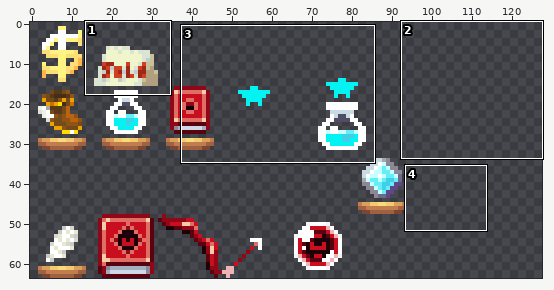
A sprite sheet gets an edit: Leore/Content/shopItems.png. Above: a wide view before the commit, with the close-up outlined.
Close-up. Earlier state:
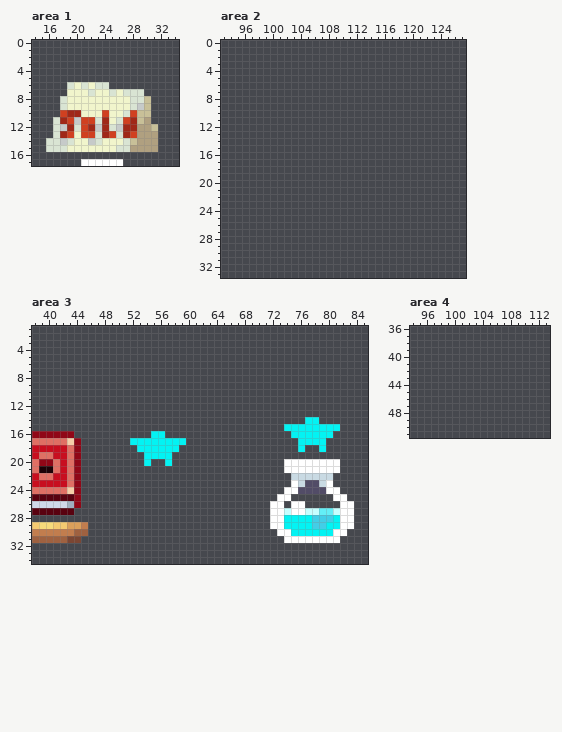
The file is 128x64 pixels. Colours within 5 levels of each other are drawn and written as one. Shown: area 1: x 14..34, y 0..17; area 2: x 93..127, y 0..33; area 3: x 38..85, y 1..34; area 4: x 94..113, y 36..51.
After:
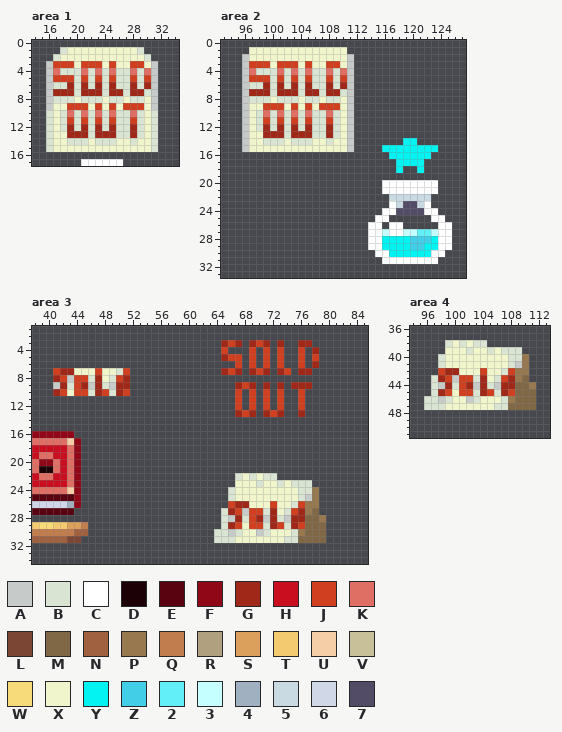
Palette (. is transparent): A #c6cac9  B #d9e4d3  C #ffffff  D #1c0106  E #590210  F #900717  G #a02818  H #c80e1f  J #d04020  K #df6f64  L #7b4633  M #806846  N #9f6140  P #98784f  Q #c27d4e  R #b0a080  S #dba05b  T #f4ca71  U #f5cea8  V #c8c098  W #f7db7b  X #f1f5cc  Y #03f3f3  Z #42cee7  2 #63eff7  3 #c6ffff  4 #a0b0c0  5 #c9dae3  6 #d0d8e8  7 #524c67
Change:
Area 1:
y 1: x 18..29 ............ -> BXXXXXXXXXXB
y 2: x 17..30 .............. -> BXXXXXXXXXXXXB
y 3: x 16..31 ................ -> AJJJXJJJXJXXJJXA
y 4: x 16..31 ................ -> AKBBBKBKBKBBKBKA
y 5: x 16..31 ................ -> AJJJBJBJBJBBJBJA
y 6: x 16..23 ...BXBXB -> ABBGBGBG; x 25..31 ....... -> GBBGBGA
y 7: x 16..26 ...XXXBXXBX -> AGGGBGGGBGG; x 28..31 BB.. -> GGBA
y 8: x 16..17 .. -> AB; x 19 X -> B; x 21..23 XXX -> BBB; x 25..26 XX -> BB; x 30..31 V. -> XA
y 9: x 16..21 ..BXXX -> AXXJJJ; x 23 X -> J; x 25 X -> J; x 27..31 XBAV. -> JJJXA
y 10: x 16..26 ..JGGXXXJXX -> BXBKBKBKBKB; x 28..31 JVV. -> KBXB
y 11: x 16..18 .BG -> BXB; x 20 A -> B; x 22..25 JBGX -> BJBJ; x 27..31 JGVR. -> BJBXB
y 12: x 16..18 .BA -> BXB; x 21..27 JGAGBAG -> GBGBGBB; x 29..31 RRV -> BXB
y 13: x 16..23 .BGJXJJB -> BXXGGGBG; x 25 J -> G; x 27..31 GJRRR -> BGBXB
y 14: x 17..18 BA -> XX; x 20..22 XXA -> BBX; x 24..25 XX -> BB; x 27..31 BVRRR -> XBXXB
y 15: x 17..18 BB -> XX; x 26..31 BBRRRR -> XXXXXB
Area 2:
y 1: x 97..110 .............. -> XXXXXXXXXXXXXX
y 2: x 96..111 ................ -> AXXXXXXXXXXXXXXA
y 3: x 96..111 ................ -> AJJJXJJJXJXXJJXA
y 4: x 96..111 ................ -> AKBBBKBKBKBBKBKA
y 5: x 96..111 ................ -> AJJJBJBJBJBBJBJA
y 6: x 96..111 ................ -> ABBGBGBGBGBBGBGA
y 7: x 96..111 ................ -> AGGGBGGGBGGBGGBA
y 8: x 96..111 ................ -> ABBBXBBBXBBXBBXA
y 9: x 96..111 ................ -> AXXJJJXJXJXJJJXA
y 10: x 96..111 ................ -> AXBKBKBKBKBBKBXA
y 11: x 96..111 ................ -> AXBJBJBJBJBBJBXA
y 12: x 96..111 ................ -> AXBGBGBGBGBBGBXA
y 13: x 96..111 ................ -> AXXGGGBGGGBBGBXA
y 14: x 96..111 ................ -> AXXBBBXBBBXXBXXA; x 119..120 .. -> YY
y 15: x 96..111 ................ -> AXXXXXXXXXXXXXXA; x 116..123 ........ -> YYYYYYYY
y 16: x 117..122 ...... -> YYYYYY
y 17: x 118..121 .... -> YYYY
y 18: x 118 . -> Y; x 121 . -> Y
y 20..21: x 116..123 ........ -> CCCCCCCC
y 22: x 117..122 ...... -> 555555
y 23: x 117..122 ...... -> C5775C
y 24: x 116..123 ........ -> CC7777CC
y 25: x 115..116 .. -> CC; x 123..124 .. -> CC
y 26: x 114..115 .. -> CC; x 117..118 .. -> CC; x 124..125 .. -> CC
y 27: x 114..125 ............ -> CC3CC33223CC
y 28: x 114..125 ............ -> CCYYYYZZZYCC
y 29: x 114..125 ............ -> CCYYYYZZYYCC
y 30: x 115..124 .......... -> CCYYYYYYCC
y 31: x 116..123 ........ -> CCCCCCCC
Area 3:
y 3: x 65..67 ... -> GJG; x 69..71 ... -> GJG; x 73 . -> G; x 76..77 .. -> GG
y 4: x 65 . -> J; x 69 . -> J; x 71 . -> J; x 73 . -> J; x 76 . -> J; x 78 . -> G
y 5: x 65..67 ... -> GJJ; x 69 . -> J; x 71 . -> J; x 73 . -> J; x 76 . -> J; x 78 . -> J
y 6: x 67 . -> J; x 69 . -> J; x 71 . -> J; x 73 . -> J; x 76 . -> J; x 78 . -> G
y 7: x 41..51 ........... -> JGGXXXJXXBJ; x 65..67 ... -> GJG; x 69..71 ... -> GJG; x 73..74 .. -> GJ; x 76..77 .. -> GG
y 8: x 41..51 ........... -> GJAJJBGXBJG
y 9: x 41..51 ........... -> AGBJGAGBAGG; x 67..69 ... -> GJG; x 71 . -> G; x 73 . -> G; x 75..77 ... -> GGG
y 10: x 41..51 ........... -> GJXJJBGJBGJ; x 67 . -> J; x 69 . -> J; x 71 . -> J; x 73 . -> J; x 76 . -> J
y 11..12: x 67 . -> J; x 69 . -> J; x 71 . -> J; x 73 . -> J; x 76 . -> J
y 13: x 67..69 ... -> GJG; x 71..73 ... -> GJG; x 76 . -> G
y 14: x 77..78 YY -> ..
y 15: x 74..81 YYYYYYYY -> ........
y 16: x 55..56 YY -> ..; x 75..80 YYYYYY -> ......
y 17: x 52..59 YYYYYYYY -> ........; x 76..79 YYYY -> ....
y 18: x 53..58 YYYYYY -> ......; x 76 Y -> .; x 79 Y -> .
y 19: x 54..57 YYYY -> ....
y 20: x 54 Y -> .; x 57 Y -> .; x 74..81 CCCCCCCC -> ........
y 21: x 74..81 CCCCCCCC -> ........
y 22: x 67..72 ...... -> BXBXBB; x 75..80 555555 -> ......
y 23: x 67..80 ........C5775C -> XXXBXXBXBBB...
y 24: x 66..81 ........CC7777CC -> BXXXXXXXXXBBP...
y 25: x 66..78 .......CC.... -> BXXXXXXXXXBAP; x 81..82 CC -> ..
y 26: x 66..78 ......CC.CC.. -> JGGXXXJXXBJPP; x 82..83 CC -> ..
y 27: x 65..83 .......CC3CC33223CC -> BGJAJJBGXBJGPM.....
y 28: x 65..83 .......CCYYYYZZZYCC -> BAGBJGAGBAGGMMP....
y 29: x 65..83 .......CCYYYYZZYYCC -> BGJXJJBGJBGJMMM....
y 30: x 64..82 .........CCYYYYYYCC -> BBABXXABXXXBPMMM...
y 31: x 64..81 ..........CCCCCCCC -> BBBXXXXXXXBBMMMM..
Area 4:
y 38: x 99..104 ...... -> BXBXBB
y 39: x 99..109 ........... -> XXXBXXBXBBB
y 40: x 98..110 ............. -> BXXXXXXXXXBBP
y 41: x 98..110 ............. -> BXXXXXXXXXBAP
y 42: x 98..110 ............. -> JGGXXXJXXBJPP
y 43: x 97..110 .............. -> BGJAJJBGXBJGPM
y 44: x 97..111 ............... -> BAGBJGAGBAGGMMP
y 45: x 97..111 ............... -> BGJXJJBGJBGJMMM
y 46: x 96..111 ................ -> BBABXXABXXXBPMMM
y 47: x 96..111 ................ -> BBBXXXXXXXBBMMMM
